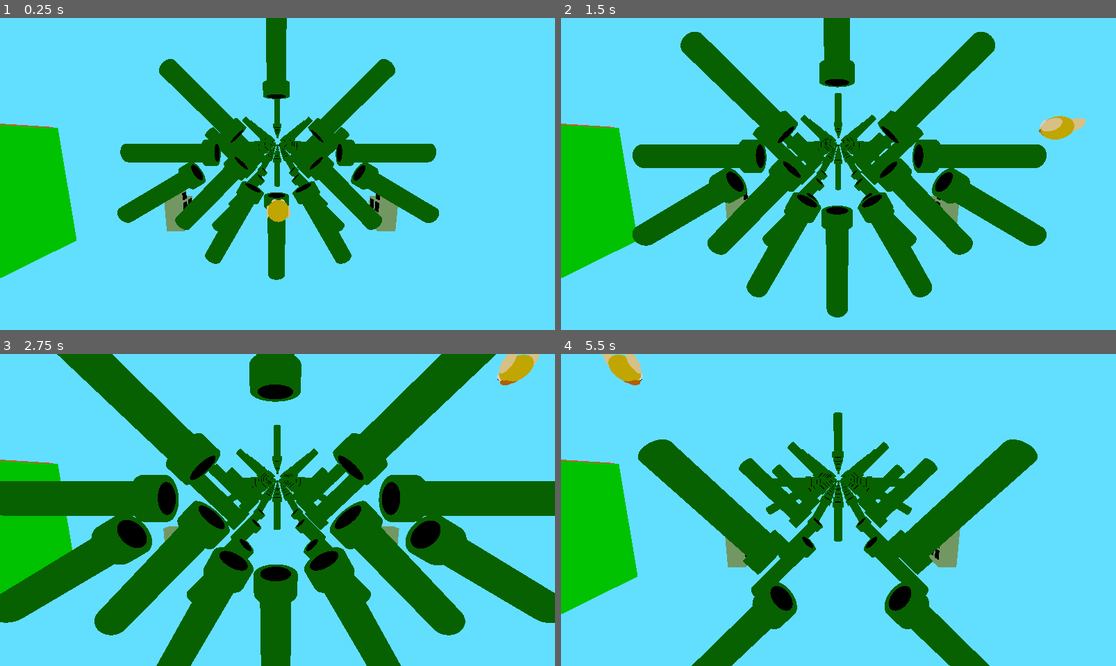
Above: before the commit, frames 1-4 (two rows, left to right).
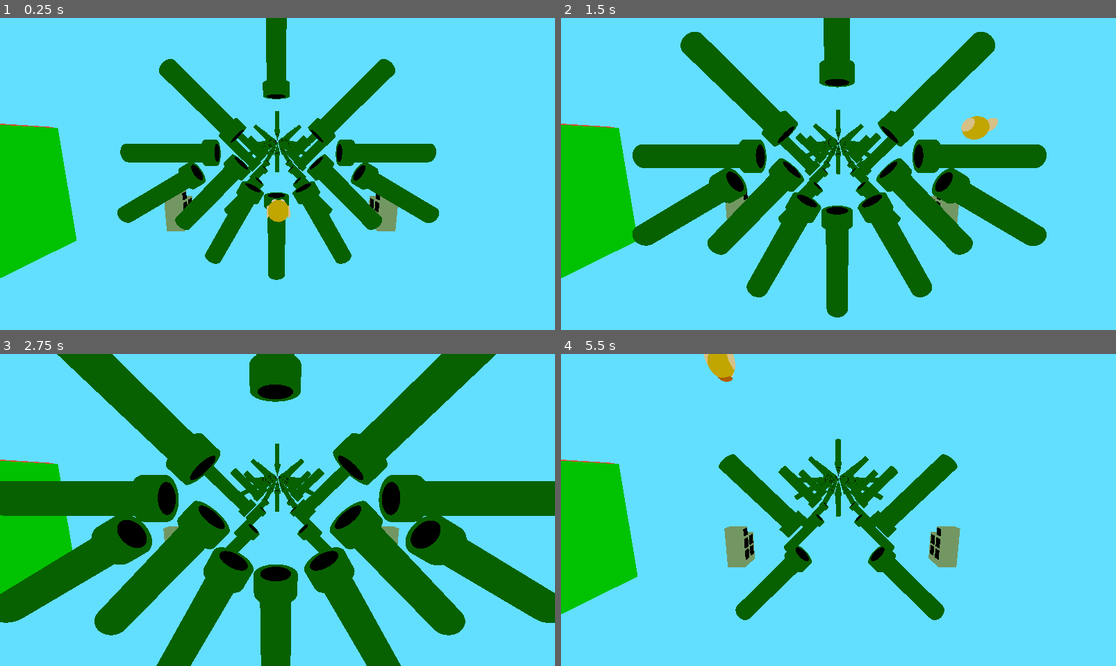
Above: after the commit, the same moments.

Repository: johnf008/Another_3d_Game
Game: Godot game, scene res://game.tscn
Same seed, same stepped clock (60 frames per second), same inputs: the game is played once before the commit and once after it.
Inputs:
- Up to frame 1 (0.25 s): no input
- Up to frame 2 (1.5 s): tap Enter at 0.5 s; hold D (right) 0.53-1.28 s; hold Space (fly) 0.53-1.28 s; hold A (left) from 1.28 s (still down); tap Space (fly) at 1.35 s
- Up to frame 3 (2.75 s): release A (left) at 2.03 s; hold D (right) from 2.03 s (still down); hold Space (fly) from 2.03 s (still down)
- Up to frame 4 (5.5 s): release Space (fly) at 2.78 s; tap Space (fly) at 2.85, 4.35 s; release D (right) at 3.53 s; hold Space (fly) 3.53-4.28 s; hold A (left) from 3.53 s (still down); hold Space (fly) from 5.03 s (still down)

The runs differ from the first frame. In frame 1, 1.3% of the frame differs, in the area x 36-63%, y 26-69%; in frame 2, 2.7%; in frame 3, 3.6%; in frame 4, 16%, in the area x 7-86%, y 0-100%.

Commit message:
Dude I was literally freaking out because I didn't know what was causing multiple pipe modules to spawn, and then I realized i was multiplying the wrong number in level D:

Diff:
--- a/game.tscn
+++ b/game.tscn
@@ -58,9 +58,6 @@
 [node name="Camera3D" type="Camera3D" parent="."]
 transform = Transform3D(9.97446e-08, 0.159674, -0.98717, -2.78392e-08, 0.98717, 0.159674, 1, 1.15553e-08, 1.0291e-07, -33.0214, 38.8266, 0.31156)
 
-[node name="module_one" parent="." instance=ExtResource("2_e2o6t")]
-transform = Transform3D(1, 0, 0, 0, 1, 0, 0, 0, 1, 0, 24.3286, -195.177)
-
 [node name="Awesome Sauce Building" parent="." instance=ExtResource("4_fc0e3")]
 transform = Transform3D(1, 0, 0, 0, 1, 0, 0, 0, 1, 60, -2.6714, 51)
 
--- a/level.gd
+++ b/level.gd
@@ -3,7 +3,8 @@
 @export var modules: Array[PackedScene] = []
 var amount = 10
 var random = RandomNumberGenerator.new()
-var offset = 30
+var offset = 50
+var count = 0
 
 func _ready():
 	for pos in offset:
@@ -15,3 +16,5 @@
 	var instance = modules[num].instantiate()
 	instance.position.x = pos
 	add_child(instance)
+	count += 1
+	print(str(count))
--- a/level/modules/module.gd
+++ b/level/modules/module.gd
@@ -5,6 +5,6 @@
 
 func _process(delta):
 	position.x -= speed * delta
-	if(position.x < -36):
+	if(position.x < -37):
 		level.spawnModule(position.x + (level.amount * level.offset))
 		queue_free()
--- a/player/player.gd
+++ b/player/player.gd
@@ -37,11 +37,11 @@
 		rotation_degrees.x = (lerp(rotation_degrees.x, 0.0, delta * _rotation_speed))
 
 	if Input.is_action_pressed("left"):
-		position.z = lerp(position.z, position.z - 8, speed * delta)
+		position.z = lerp(position.z, position.z - 5, speed * delta)
 		#print("Hello from left")
 
 	if Input.is_action_pressed("right"):
-		position.z = lerp(position.z, position.z + 8, speed * delta)
+		position.z = lerp(position.z, position.z + 5, speed * delta)
 
 	#print("X pos: " + str(position.x))
 
